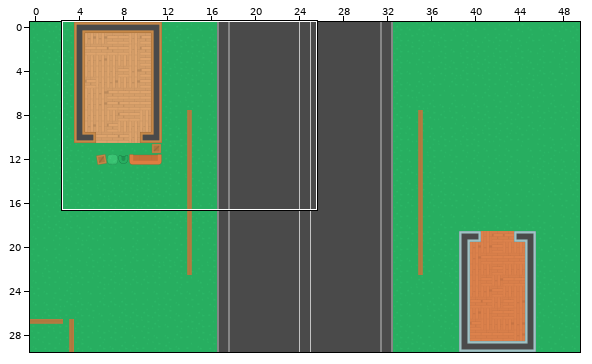
One commit to this Tiled map: maps/level1.tmx. Above, an overview of the earlier version with the close-up marked.
Close-up. As it was:
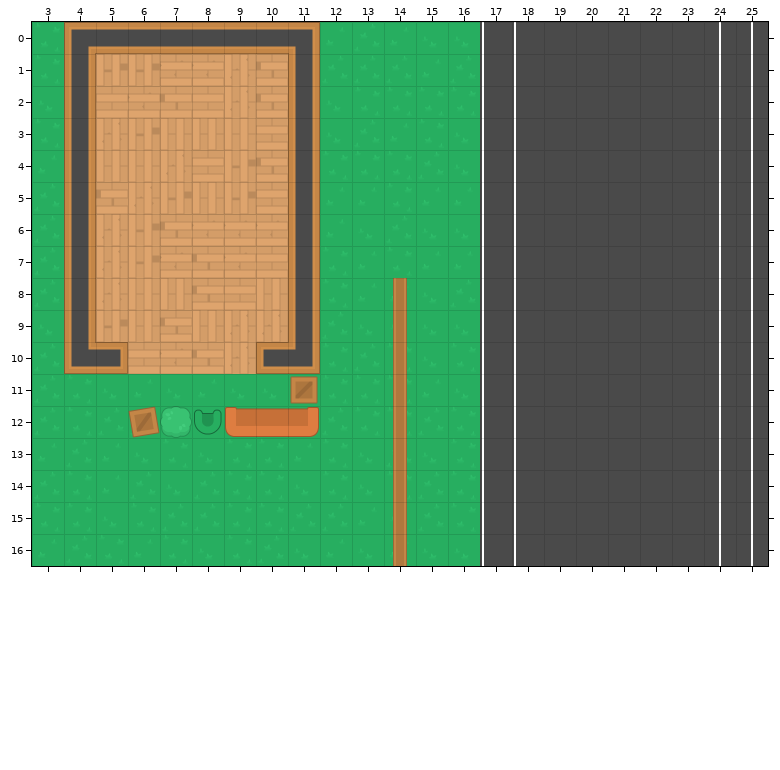
Cells are 64x64 px. Shown: x 3..25, y 0..16. The commit also changed other parts of the map, which this record leaves out.
The same view after the edit:
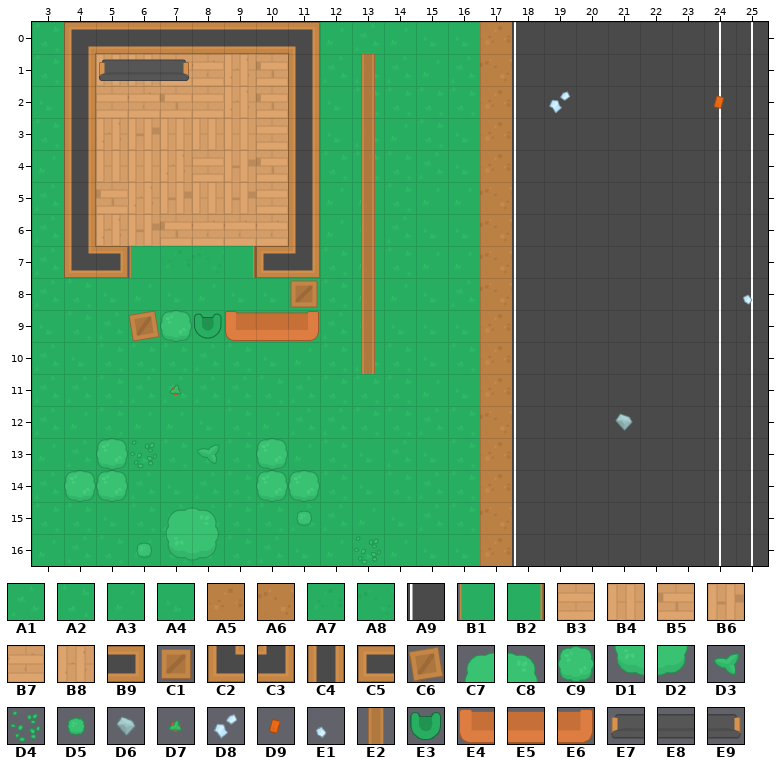
Key: from "Kenney Topdown Shooter Pack": A1 0, A2 1, A3 2, A4 3, A5 4, A6 5, A7 16, A8 17, A9 34, B1 75, B2 76, B3 95, B4 96, B5 97, B6 98, B7 99, B8 100, B9 122, C1 128, C2 144, C3 145, C4 146, C5 150, C6 155, C7 180, C8 181, C9 182, D1 207, D2 208, D3 209, D4 212, D5 234, D6 237, D7 239, D8 263, D9 289, E1 290, E2 440, E3 449, E4 473, E5 474, E6 475, E7 500, E8 501, E9 502.
__ is an empty cell, ## one hidden under a higher layer.
Change:
Layer "ground":
y 0: x 17 A9 -> A5
y 1: x 17 A9 -> A6
y 2..4: x 17 A9 -> A5
y 5..6: x 17 A9 -> A6
y 7: x 5..10 B8 B6 B7 B5 B7 B3 -> __ B1 A7 A8 B2 __; x 17 A9 -> A6
y 8: x 4..11 ## B8 B4 B4 B5 B3 B4 ## -> A2 A4 A3 A4 A3 A4 A4 A3; x 17 A9 -> A6
y 9: x 4..11 ## B6 B4 B5 B4 B8 B8 ## -> A2 A1 A1 A3 A3 A2 A4 A1; x 17 A9 -> A5
y 10: x 4..10 ## ## B3 B7 B5 B8 ## -> A4 A2 A2 A2 A1 A2 A4; x 17 A9 -> A5
y 11: x 7 A4 -> A1; x 11 A3 -> A1; x 17 A9 -> A5
y 12: x 6 A1 -> A3; x 8 A3 -> A4; x 10 A4 -> A3; x 17 A9 -> A6
y 13..14: x 17 A9 -> A5
y 15: x 17 A9 -> A6
y 16: x 17 A9 -> A5
Layer "walls":
y 1..6: x 13 __ -> E2
y 7: x 4..5 C4 __ -> C2 B9; x 10..11 __ C4 -> C5 C3; x 13 __ -> E2
y 8..9: x 4 C4 -> __; x 11 C4 -> __; x 13..14 __ E2 -> E2 __
y 10: x 4..5 C2 B9 -> __ __; x 10..11 C5 C3 -> __ __; x 13..14 __ E2 -> E2 __
y 11..12: x 14 E2 -> __
y 13: x 5 __ -> C9; x 10 __ -> C9; x 14 E2 -> __
y 14: x 4..5 __ __ -> C9 C9; x 10..11 __ __ -> C9 C9; x 14 E2 -> __
y 15: x 7..8 __ __ -> C7 C8; x 14 E2 -> __
y 16: x 7..8 __ __ -> D1 D2; x 14 E2 -> __
Layer "objects":
y 1: x 5..7 __ __ __ -> E7 E8 E9
y 2: x 19 __ -> D8; x 24 __ -> D9
y 8: x 11 __ -> C1; x 25 __ -> E1
y 9: x 6..11 __ __ __ __ __ __ -> C6 C9 E3 E4 E5 E6
y 11: x 7 __ -> D7; x 11 C1 -> __
y 12: x 6..11 C6 C9 E3 E4 E5 E6 -> __ __ __ __ __ __; x 21 __ -> D6
y 13: x 6 __ -> D4; x 8 __ -> D3
y 15: x 11 __ -> D5
y 16: x 6 __ -> D5; x 13 __ -> D4
Boxes around the changes in both close-ups, in picture pixels (x1, y1, x2, y2):
changed: (480, 22, 512, 566)
added: (99, 59, 189, 81)
changed: (354, 54, 407, 566)
added: (549, 91, 570, 113)
added: (713, 95, 724, 109)
changed: (64, 246, 320, 561)
added: (743, 294, 753, 305)
added: (615, 413, 633, 431)
